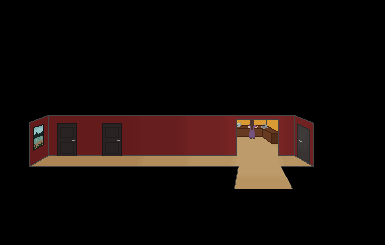
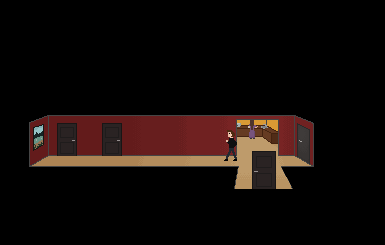
Revision of a layered 385 x 245 image; what changed, layer by layer:
added layer "туалет" above "картина" over [252, 151, 276, 189]
showed "Макс", painted on it over [224, 130, 237, 161]
